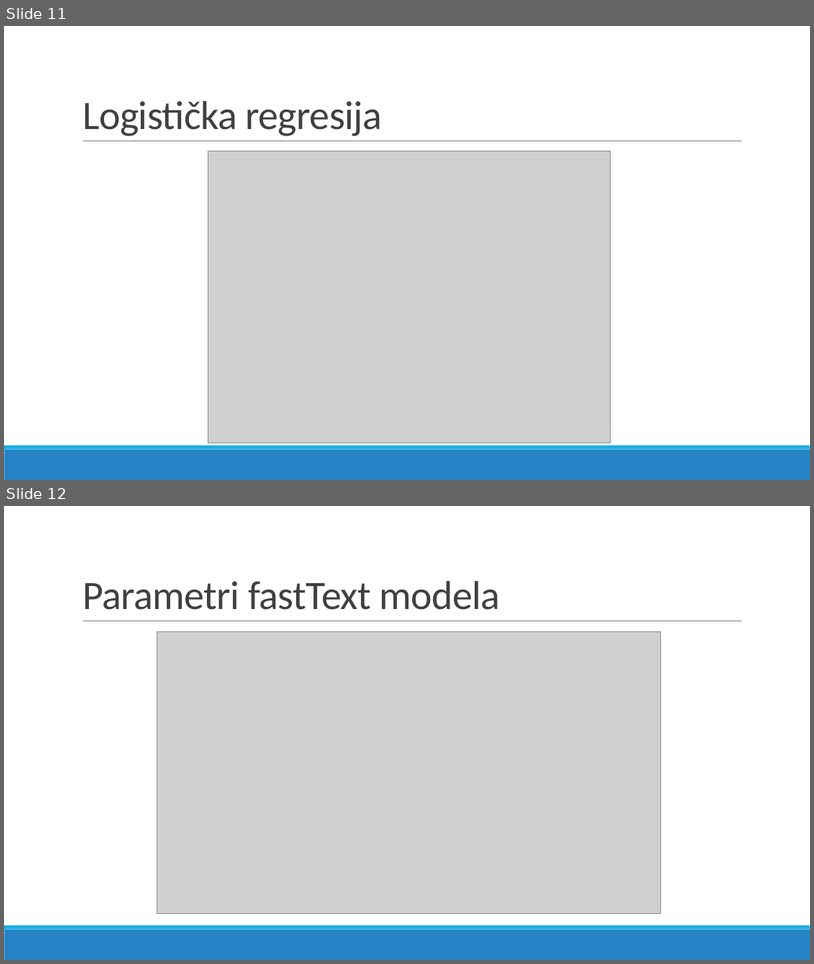
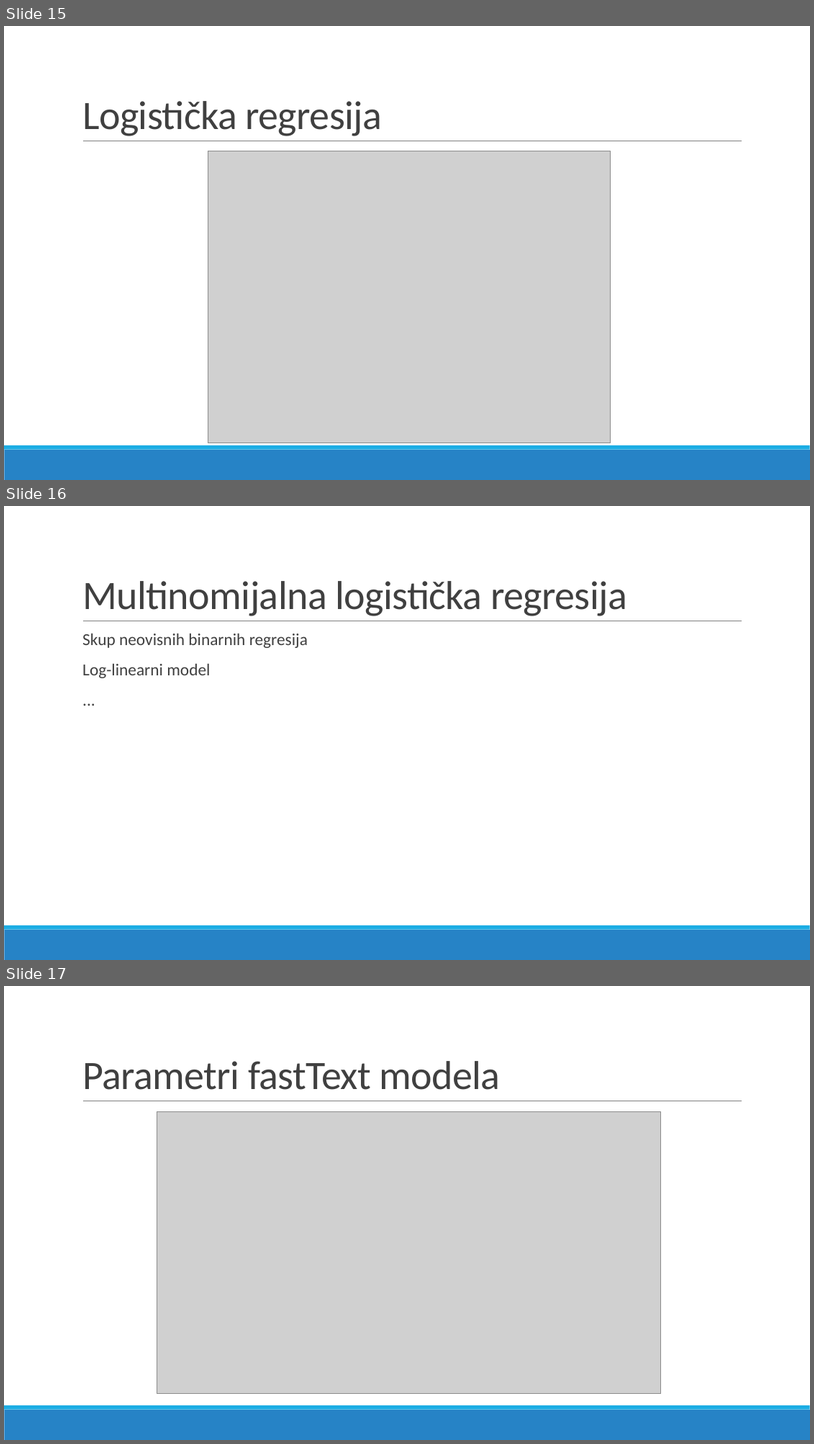
Before and after one commit to dzijo/imdb-genre-classification, a slide deck: Prezentacija/IMDb genre classification.pptx. Shown one above the other, each under a label of ours: slides 11 and 12 before the commit, slides 15, 16 and 17 after it. The pictures are 814x964 and 814x1444 pixels, drawn with LibreOffice and Linux fonts; fonts in the diff are those of the drawing; grey boxes stand for pictures. Boxes give left, top, right and bottom in pixels: in the first picture for what was removed or moved away, otherwise in the second. Text is boxed around its words. In the diff, an @@ line names an element or a change of style, - is before the commit and + after.

```diff
--- a/Prezentacija/IMDb genre classification.pptx
+++ b/Prezentacija/IMDb genre classification.pptx
@@ slide 16 added at [4, 506, 810, 960], background #FFFFFF; not listed: 3 template elements that a slide beside it also shows @@
@@ title added at [82, 581, 628, 616], 48 pt, text #404040 @@
+Multinomijalna logistička regresija
@@ text added at [82, 633, 308, 678], 20 pt, text #404040 @@
+  Skup neovisnih binarnih regresija
+  Log-linearni model
+  ...
@@ what was slide 11 is now slide 15 @@
@@ what was slide 12 is now slide 17 @@
```
Also in this commit, not shown: 3 slides changed, 8 other slides added, 4 slides removed.
